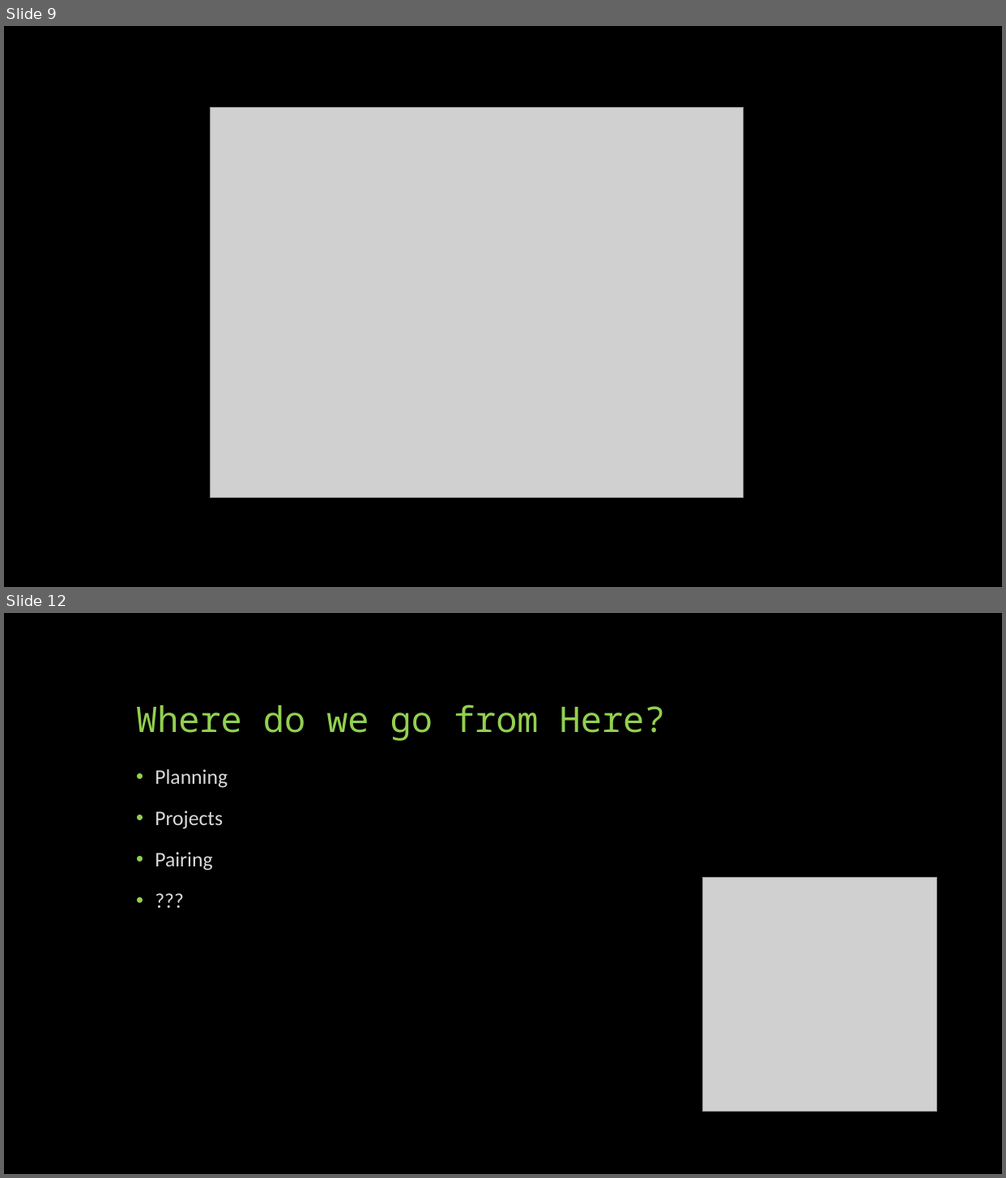
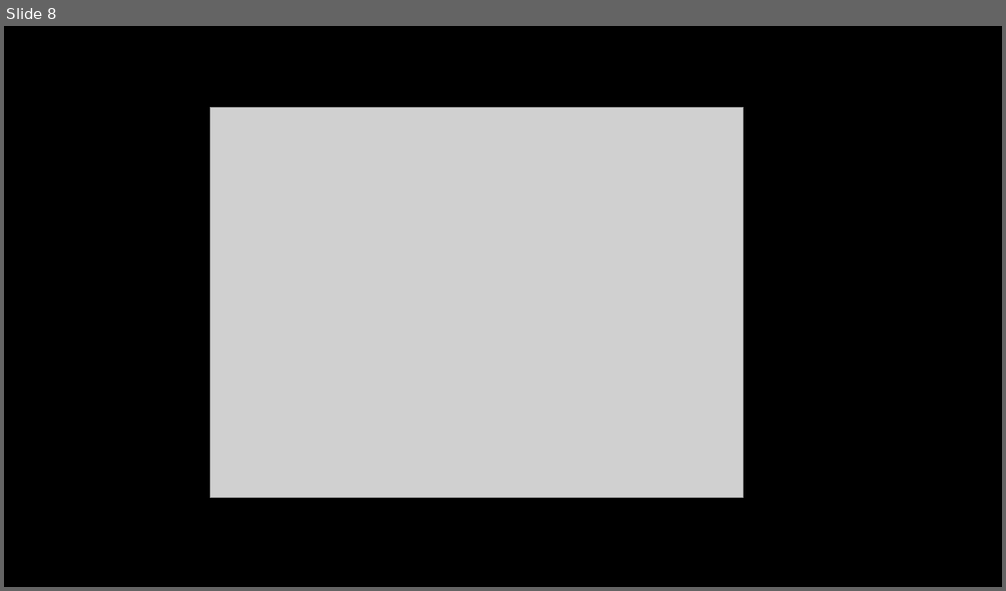
Before and after one commit to geekygirlsarah/talk-building-your-team-to-last, a slide deck: Building Your Team to Last.pptx. Shown one above the other, each under a label of ours: slides 9 and 12 before the commit, slide 8 after it; the slides between them are not shown. The pictures are 1006x1178 and 1006x591 pixels, drawn with LibreOffice and Linux fonts; fonts in the diff are those of the drawing; grey boxes stand for pictures. Boxes give left, top, right and bottom in pixels: in the first picture for what was removed or moved away, otherwise in the second. Text is boxed around its words. In the diff, an @@ line names an element or a change of style, - is before the commit and + after.

```diff
--- a/Building Your Team to Last.pptx
+++ b/Building Your Team to Last.pptx
@@ slide 12 removed at <box>4,613,1002,1174</box>, background #000000 @@
@@ title removed at <box>136,705,666,741</box> @@
-Where do we go from Here?
@@ text removed at <box>155,769,228,871</box> @@
-• Planning
-• Projects
-• Pairing
-• ???
@@ picture removed at <box>702,877,936,1111</box> @@
@@ what was slide 9 is now slide 8 @@
```
Also in this commit, not shown: 10 slides changed, 3 slides added.
